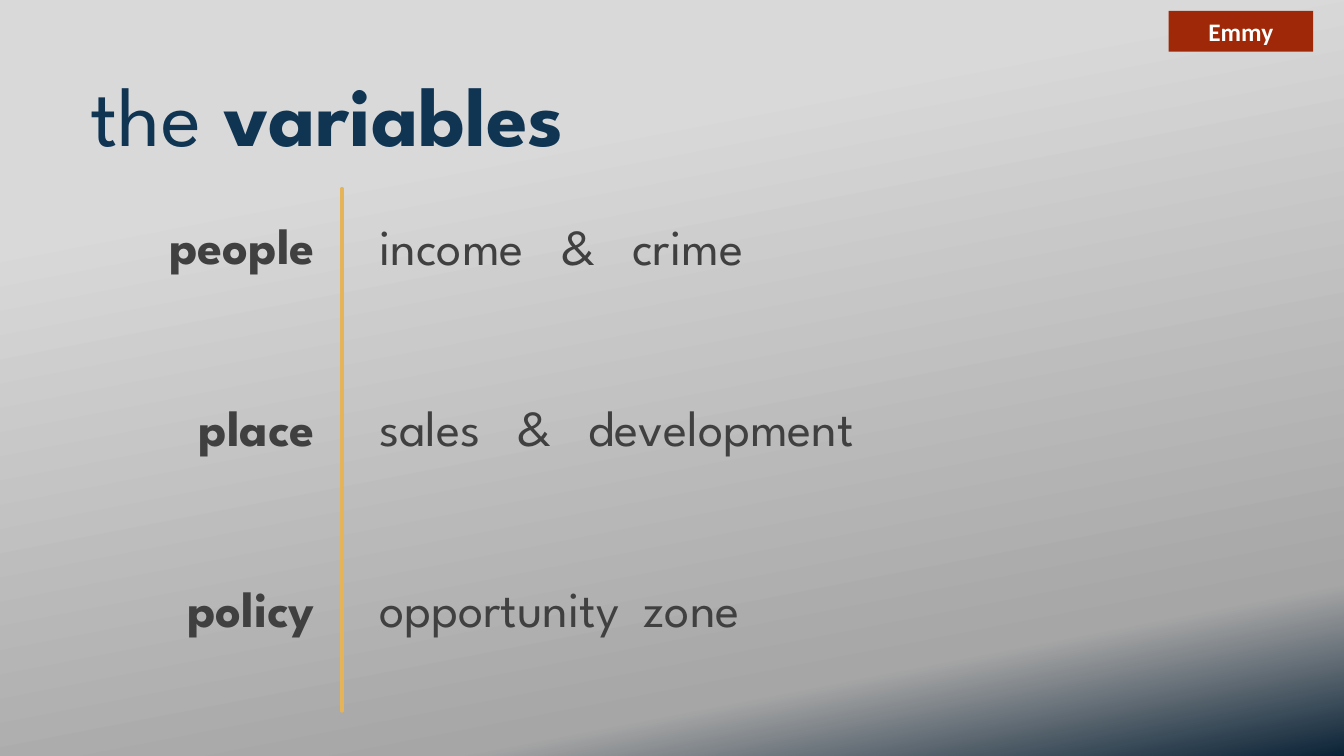
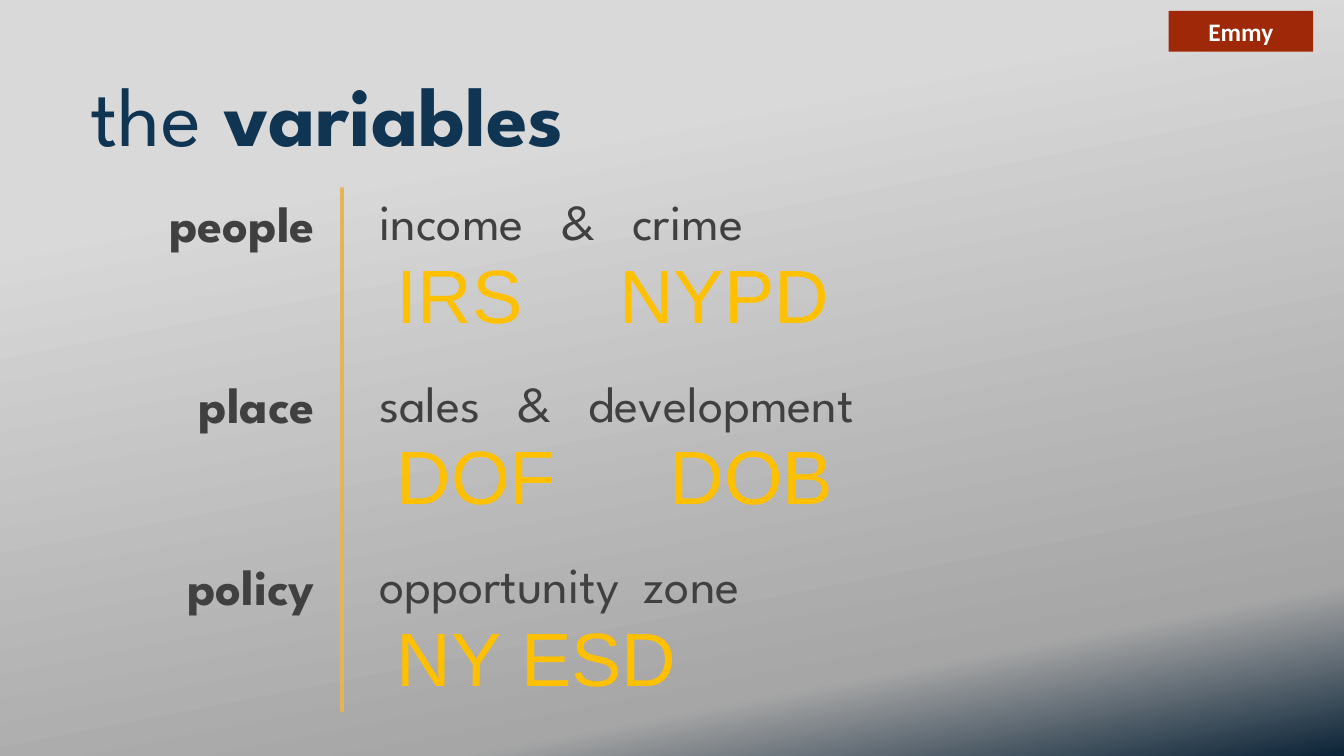
Before and after one commit to ekuo651/NYC-RE-Neighborhood-Trends, a slide deck: slide 4 of Presentation - Strawman.pptx. Drawn at 1344x756 pixels with LibreOffice and Linux fonts; fonts in the diff are those of the drawing; background and template pictures are left out. Boxes give left, top, right and bottom in pixels: in the first picture for what was removed or moved away, otherwise in the second. Text is boxed around its words. In the diff, an @@ line names an element or a change of style, - is before the commit and + after.

Commit message:
added sales data slide

```diff
--- a/Presentation - Strawman.pptx
+++ b/Presentation - Strawman.pptx
@@ text "people": place and size @@
-text "people" at [169,229,315,638]
+text "people" at [169,207,315,616]
@@ text "income & crime": place and size @@
-text "income & crime" at [379,231,854,638]
+text "income & crime" at [379,206,854,614]
@@ text added at [397,270,834,687], 54 pt, text #FFC000 @@
+IRS NYPD
+DOF DOB
+NY ESD
```
Also in this commit, not shown: 1 other slide changed, 1 slide added.
